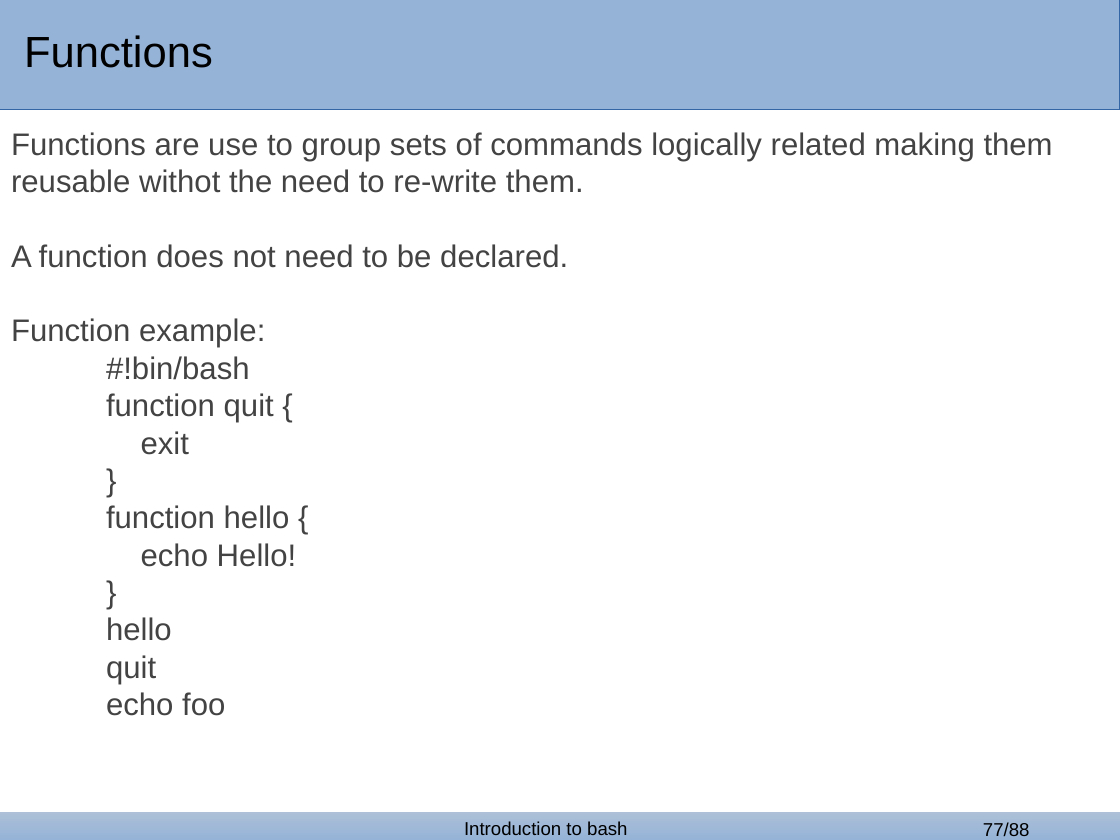
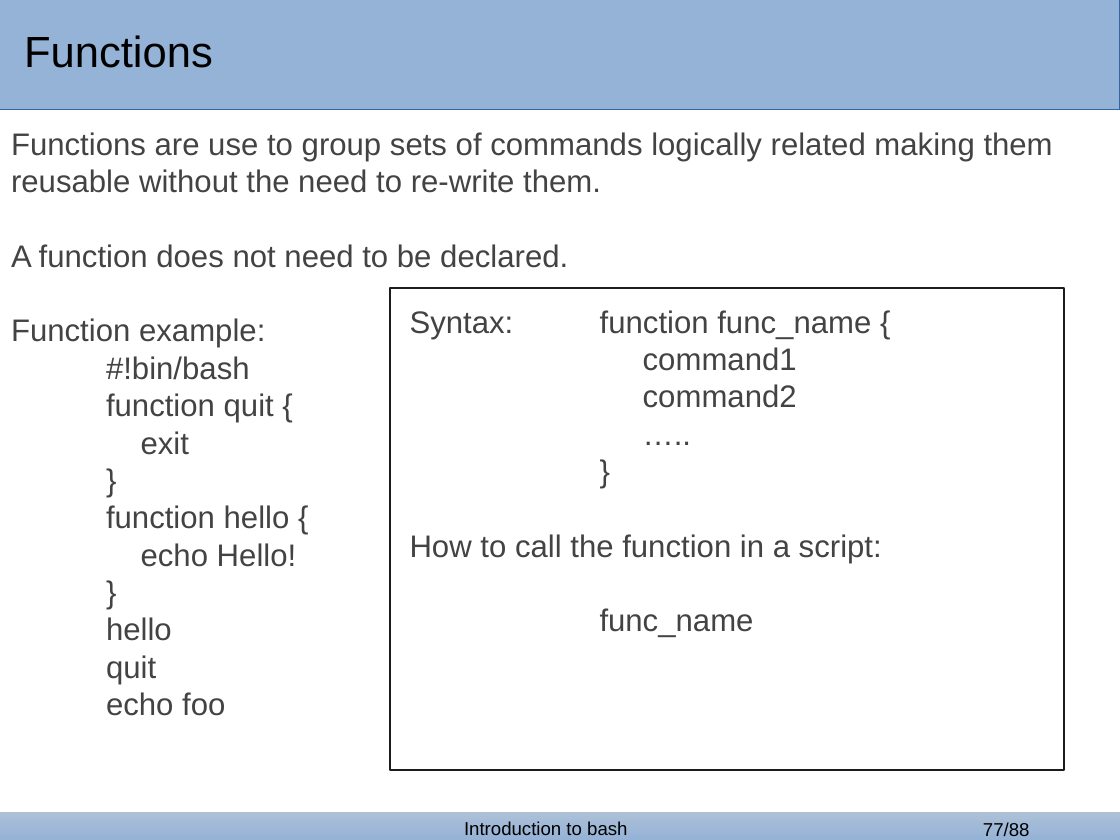
Before and after one commit to GozDavid/bash_lectures, a slide deck: slide 77 of bash_2.odp. Drawn at 1120x840 pixels with LibreOffice and Linux fonts; fonts in the diff are those of the drawing; background and template pictures are left out. Boxes give left, top, right and bottom in pixels: in the first picture for what was removed or moved away, otherwise in the second. Text is boxed around its words. In the diff, an @@ line names an element or a change of style, - is before the commit and + after.

```diff
--- a/bash_2.odp
+++ b/bash_2.odp
@@ text at (11,132,1053,193): text changed @@
-Functions are use to group sets of commands logically related making them reusable withot the need to re-write them.
+Functions are use to group sets of commands logically related making them reusable without the need to re-write them.
@@ rectangle added at (390,288,1064,769), outline #1C1C1C 1.45 pt @@
@@ text added at (410,310,882,637), 20 pt, text #434343 @@
+Syntax: function func_name {
+command1
+command2
+…..
+}
+How to call the function in a script:
+func_name
```
Also in this commit, not shown: 22 other slides changed, 2 other files.
